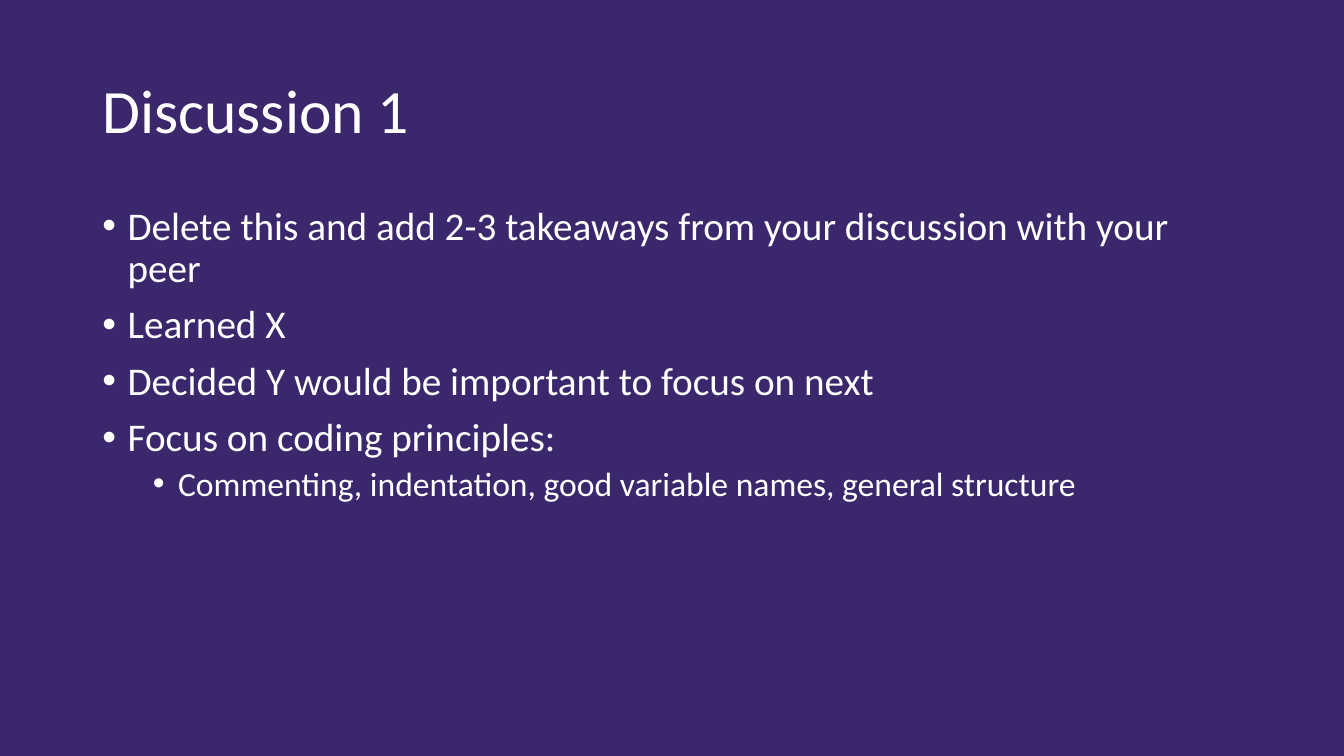
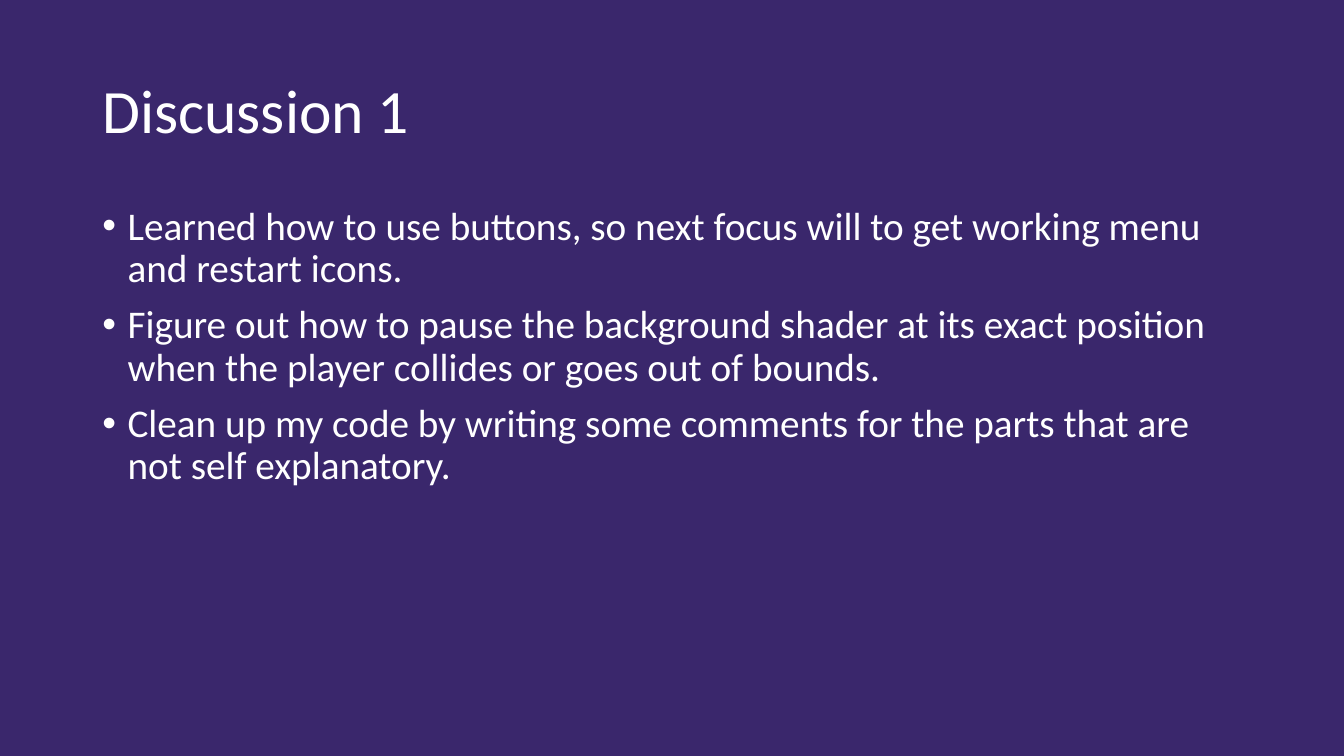
Before and after one commit to jaketerry28/CS315-Game-Programming, a slide deck: slide 6 of Project 1/Process Document.pptx. Drawn at 1344x756 pixels with LibreOffice and Linux fonts; fonts in the diff are those of the drawing. Boxes give left, top, right and bottom in pixels: in the first picture for what was removed or moved away, otherwise in the second. Text is boxed around its words. In the diff, an @@ line names an element or a change of style, - is before the commit and + after.

```diff
--- a/Project 1/Process Document.pptx
+++ b/Project 1/Process Document.pptx
@@ text at bbox=[128, 212, 1205, 486]: text changed @@
-• Delete this and add 2-3 takeaways from your discussion with your peer
-• Learned X
-• Decided Y would be important to focus on next
-• Focus on coding principles:
-  • Commenting, indentation, good variable names, general structure
+• Learned how to use buttons, so next focus will to get working menu and restart icons.
+• Figure out how to pause the background shader at its exact position when the player collides or goes out of bounds.
+• Clean up my code by writing some comments for the parts that are not self explanatory.
```
Also in this commit, not shown: 13 other slides changed, 3 other files.
